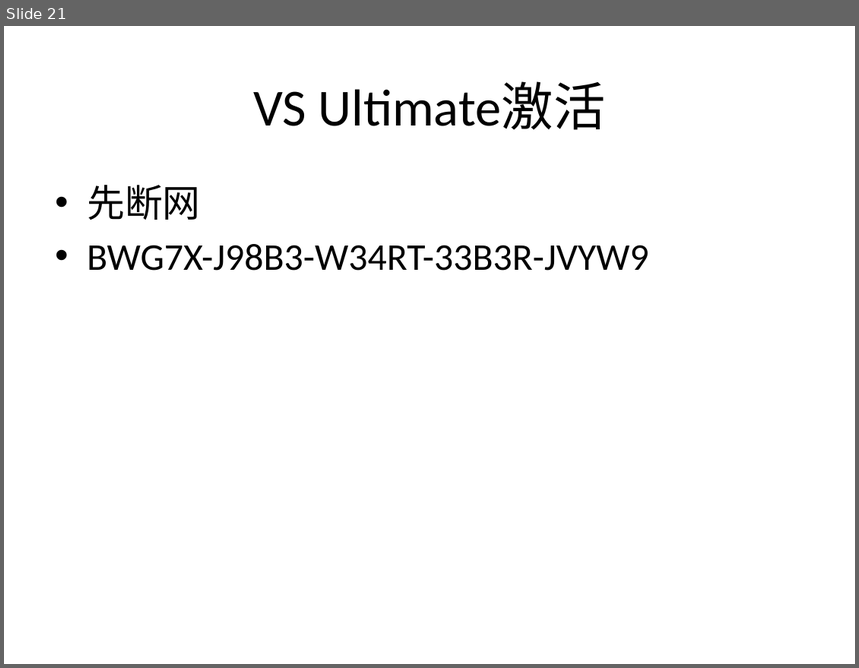
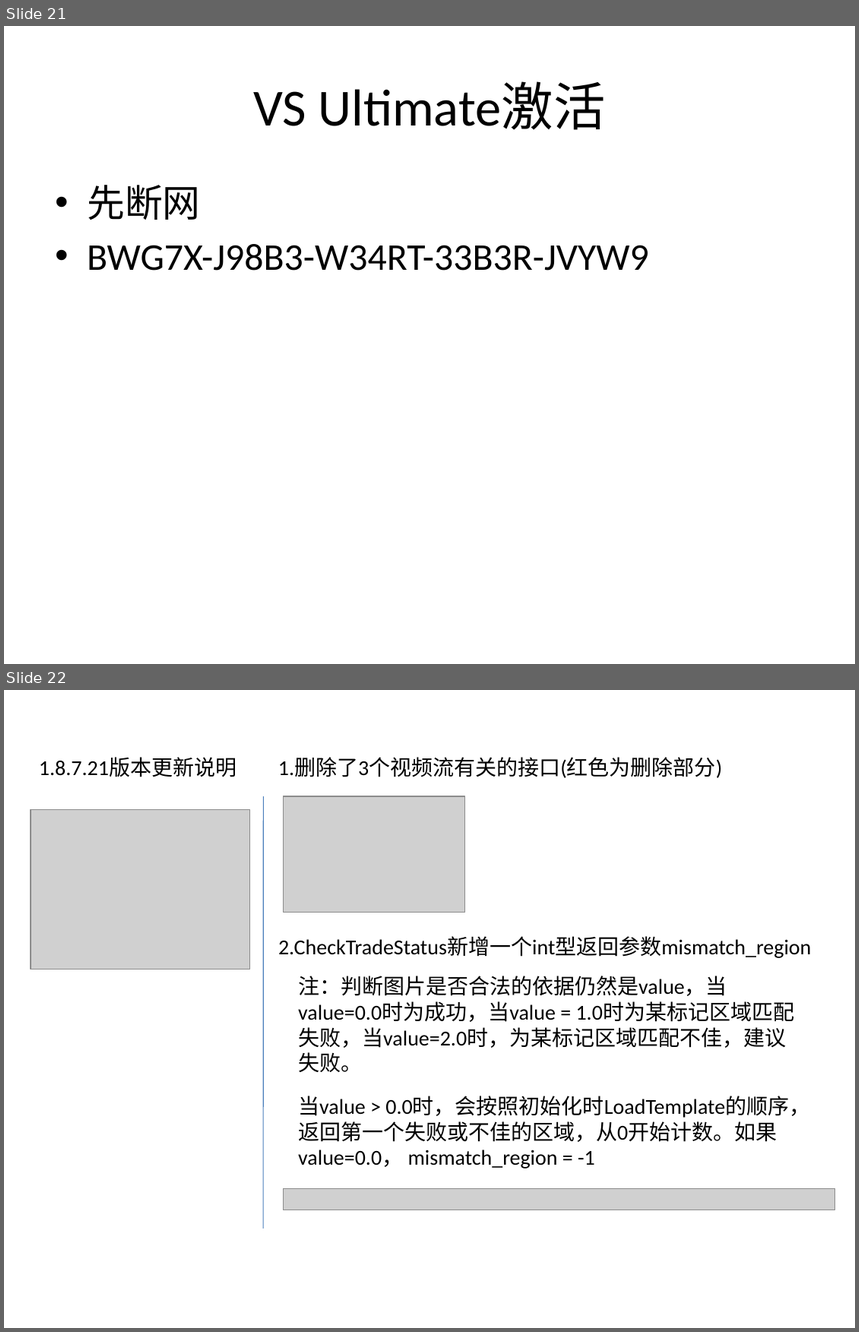
Before and after one commit to wangxinyu199306/Crab, a slide deck: Crab安装编译说明.pptx. Shown one above the other, each under a label of ours: slide 21 before the commit, slides 21 and 22 after it. The pictures are 859x668 and 859x1332 pixels, drawn with LibreOffice and Linux fonts; fonts in the diff are those of the drawing; grey boxes stand for pictures. Boxes give left, top, right and bottom in pixels: in the first picture for what was removed or moved away, otherwise in the second. Text is boxed around its words. In the diff, an @@ line names an element or a change of style, - is before the commit and + after.

Commit message:
update ppt

```diff
--- a/Crab安装编译说明.pptx
+++ b/Crab安装编译说明.pptx
@@ slide 22 added at box(4, 690, 855, 1328), background #FFFFFF @@
@@ text added at box(39, 758, 237, 777), 18 pt, text #000000 @@
+1.8.7.21版本更新说明
@@ text added at box(278, 758, 722, 778), 18 pt, text #000000 @@
+1.删除了3个视频流有关的接口(红色为删除部分)
@@ line added from (264, 796) to (264, 1229), #4B7EBC 0.75 pt @@
@@ picture added at box(283, 796, 465, 912) @@
@@ picture added at box(31, 810, 250, 970) @@
@@ text added at box(278, 937, 811, 958), 18 pt, text #000000 @@
+2.CheckTradeStatus新增一个int型返回参数mismatch_region
@@ text added at box(298, 976, 795, 1072), 18 pt, text #000000 @@
+注：判断图片是否合法的依据仍然是value，当value=0.0时为成功，当value = 1.0时为某标记区域匹配失败，当value=2.0时，为某标记区域匹配不佳，建议失败。
@@ text added at box(298, 1096, 810, 1169), 18 pt, text #000000 @@
+当value > 0.0时，会按照初始化时LoadTemplate的顺序，返回第一个失败或不佳的区域，从0开始计数。如果value=0.0， mismatch_region = -1
@@ picture added at box(283, 1189, 835, 1211) @@
```
Also in this commit, not shown: 1 other slide added, 1 slide removed.
